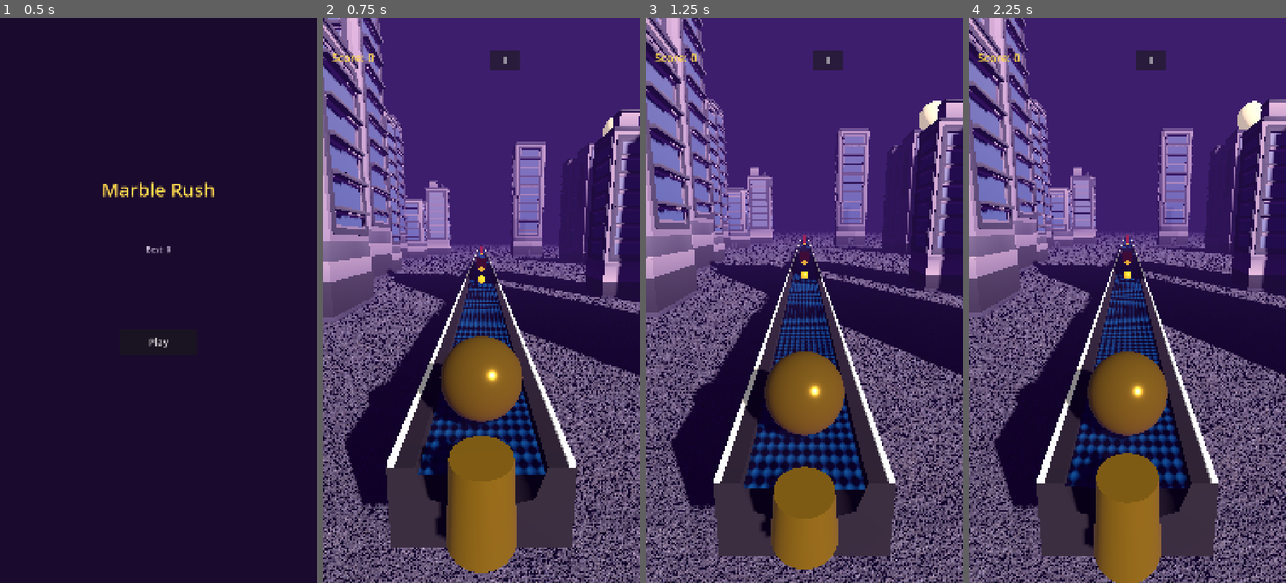
Above: before the commit, frames 1-4 (left to right).
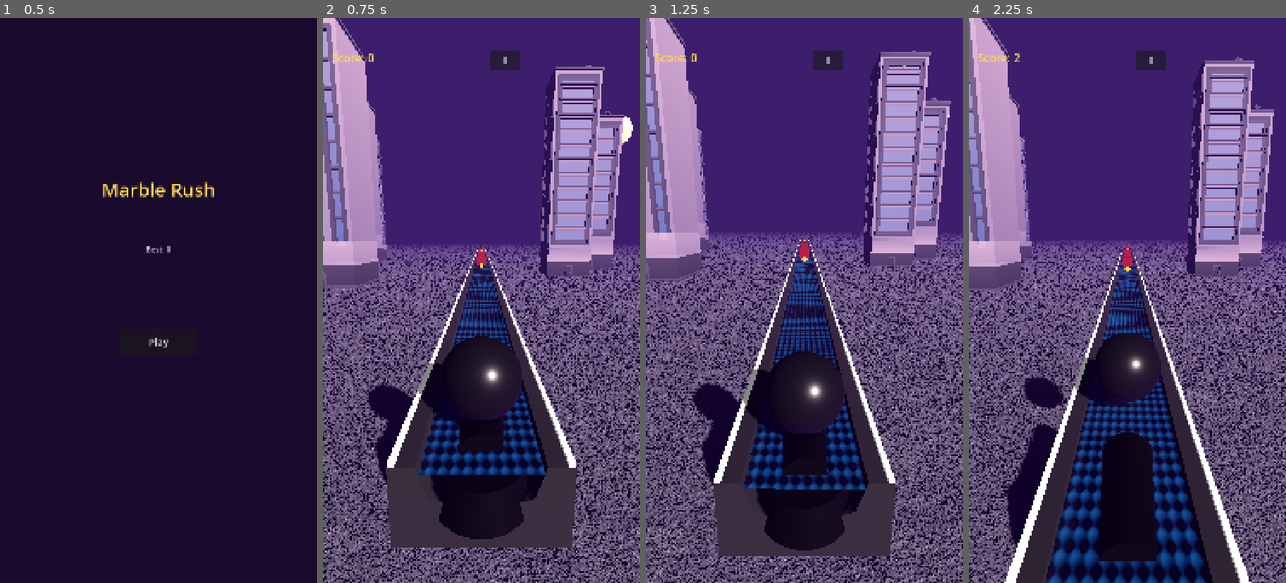
Above: after the commit, the same moments.

Repository: Ebrahassad/marble-rush
Game: Godot game, scene res://scenes/MainMenu.tscn
Two runs of this game, one before a commit and one after it. Both use one fixed random seed, a clock stepped at 60 frames per second and the inputs below.
Inputs:
- Up to frame 1 (0.5 s): no input
- Up to frame 2 (0.75 s): click "Play" at 0.5 s
- Up to frame 3 (1.25 s): no input
- Up to frame 4 (2.25 s): click "II" at 1.25 s; click "Resume" at 2 s

Frame 1 is identical in both runs. In frame 2, 38% of the frame differs, in the area x 0-100%, y 0-99%; in frame 3, 37%; in frame 4, 62%, in the area x 0-100%, y 0-100%.

Commit message:
Iron ball, cannon launcher replacing spring, and performance fixes (fewer shadows, tighter spawn range)

Diff:
--- a/scenes/Launcher.tscn
+++ b/scenes/Launcher.tscn
@@ -1,24 +1,50 @@
-[gd_scene load_steps=4 format=3]
+[gd_scene load_steps=6 format=3]
 
 [ext_resource type="Script" path="res://scripts/launcher.gd" id="1"]
 
-[sub_resource type="CylinderMesh" id="CylinderMesh_spring"]
-top_radius = 0.35
-bottom_radius = 0.4
-height = 1.0
+[sub_resource type="CylinderMesh" id="CylinderMesh_base"]
+top_radius = 0.55
+bottom_radius = 0.65
+height = 0.5
 
-[sub_resource type="StandardMaterial3D" id="StandardMaterial3D_spring"]
-albedo_color = Color(0.85, 0.7, 0.2, 1)
-metallic = 0.9
-roughness = 0.2
+[sub_resource type="StandardMaterial3D" id="StandardMaterial3D_metal"]
+albedo_color = Color(0.16, 0.16, 0.18, 1)
+metallic = 0.85
+roughness = 0.35
+
+[sub_resource type="CylinderMesh" id="CylinderMesh_barrel"]
+top_radius = 0.3
+bottom_radius = 0.38
+height = 1.6
+
+[sub_resource type="StandardMaterial3D" id="StandardMaterial3D_flash"]
+albedo_color = Color(1, 0.8, 0.3, 1)
 emission_enabled = true
-emission = Color(0.6, 0.45, 0.05, 1)
-emission_energy_multiplier = 0.5
+emission = Color(1, 0.7, 0.2, 1)
+emission_energy_multiplier = 3.0
+
+[sub_resource type="SphereMesh" id="SphereMesh_flash"]
+radius = 0.4
+height = 0.8
 
 [node name="Launcher" type="Node3D"]
 script = ExtResource("1")
 
-[node name="Spring" type="MeshInstance3D" parent="."]
-transform = Transform3D(1, 0, 0, 0, 1, 0, 0, 0, 1, 0, 0.5, 0.6)
-mesh = SubResource("CylinderMesh_spring")
-surface_material_override/0 = SubResource("StandardMaterial3D_spring")
+[node name="Base" type="MeshInstance3D" parent="."]
+transform = Transform3D(1, 0, 0, 0, 1, 0, 0, 0, 1, 0, 0.25, 0)
+mesh = SubResource("CylinderMesh_base")
+surface_material_override/0 = SubResource("StandardMaterial3D_metal")
+
+[node name="Barrel" type="Node3D" parent="."]
+transform = Transform3D(1, 0, 0, 0, 1, 0, 0, 0, 1, 0, 0.55, 0)
+
+[node name="BarrelMesh" type="MeshInstance3D" parent="Barrel"]
+transform = Transform3D(1, 0, 0, 0, 0, -1, 0, 1, 0, 0, 0, -0.8)
+mesh = SubResource("CylinderMesh_barrel")
+surface_material_override/0 = SubResource("StandardMaterial3D_metal")
+
+[node name="Flash" type="MeshInstance3D" parent="Barrel"]
+transform = Transform3D(0.5, 0, 0, 0, 0.5, 0, 0, 0, 0.5, 0, 0, -1.7)
+mesh = SubResource("SphereMesh_flash")
+surface_material_override/0 = SubResource("StandardMaterial3D_flash")
+visible = false
--- a/scripts/ball_controller.gd
+++ b/scripts/ball_controller.gd
@@ -23,15 +23,12 @@
 
 func _ready() -> void:
 	add_to_group("player")
-	var theme_data: Dictionary = ThemeManager.get_current_theme()
-	var ball_material := StandardMaterial3D.new()
-	ball_material.albedo_color = theme_data.ball_color
-	ball_material.metallic = 0.85
-	ball_material.roughness = 0.15
-	ball_material.emission_enabled = true
-	ball_material.emission = theme_data.ball_emission
-	ball_material.emission_energy_multiplier = 0.3
-	_apply_material_recursive(self, ball_material)
+	var iron_material := StandardMaterial3D.new()
+	iron_material.albedo_color = Color(0.32, 0.33, 0.36)
+	iron_material.metallic = 0.9
+	iron_material.roughness = 0.28
+	iron_material.emission_enabled = false
+	_apply_material_recursive(self, iron_material)
 
 func _apply_material_recursive(node: Node, mat: Material) -> void:
 	if node is MeshInstance3D:
--- a/scripts/launcher.gd
+++ b/scripts/launcher.gd
@@ -1,22 +1,22 @@
 extends Node3D
 
 @export var ball_path: NodePath
-@export var launch_force: Vector3 = Vector3(0, 3.0, -9.0)
-@export var compress_time: float = 0.3
-@export var release_time: float = 0.12
+@export var launch_force: Vector3 = Vector3(0, 2.0, -11.0)
+@export var recoil_amount: float = 0.25
+@export var recoil_time: float = 0.12
 
 var ball: RigidBody3D
 var has_launched: bool = false
 
 func _ready() -> void:
 	ball = get_node(ball_path)
-	var spring: Node3D = $Spring
-	var original_scale: Vector3 = spring.scale
+	var barrel: Node3D = $Barrel
+	var original_z: float = barrel.position.z
 	var tween := create_tween()
-	tween.tween_interval(0.5)
-	tween.tween_property(spring, "scale:y", original_scale.y * 0.35, compress_time)
-	tween.tween_property(spring, "scale:y", original_scale.y, release_time)
+	tween.tween_interval(0.6)
+	tween.tween_property(barrel, "position:z", original_z + recoil_amount, recoil_time)
 	tween.tween_callback(_fire)
+	tween.tween_property(barrel, "position:z", original_z, 0.2)
 
 func _fire() -> void:
 	if has_launched or ball == null:
@@ -24,3 +24,7 @@
 	has_launched = true
 	ball.enable_movement()
 	ball.apply_central_impulse(launch_force * ball.mass)
+	$Barrel/Flash.visible = true
+	var flash_tween := create_tween()
+	flash_tween.tween_interval(0.08)
+	flash_tween.tween_callback(func(): $Barrel/Flash.visible = false)
--- a/scripts/track_manager.gd
+++ b/scripts/track_manager.gd
@@ -4,7 +4,7 @@
 @export var obstacle_scene: PackedScene = preload("res://scenes/Obstacle.tscn")
 @export var coin_scene: PackedScene = preload("res://scenes/Coin.tscn")
 @export var piece_length: float = 2.19
-@export var pieces_ahead: int = 50
+@export var pieces_ahead: int = 35
 @export var min_pieces_between_obstacles: int = 5
 @export var ball_path: NodePath
 
@@ -36,14 +36,14 @@
 
 	if active_pieces.size() > 0:
 		var last_piece_z: float = active_pieces[active_pieces.size() - 1].global_position.z
-		if ball.global_position.z - last_piece_z < piece_length * 40.0:
+		if ball.global_position.z - last_piece_z < piece_length * 25.0:
 			_spawn_piece()
 
-	while active_pieces.size() > 0 and active_pieces[0].global_position.z - ball.global_position.z > piece_length * 40.0:
+	while active_pieces.size() > 0 and active_pieces[0].global_position.z - ball.global_position.z > piece_length * 25.0:
 		var old_piece: Node3D = active_pieces.pop_front()
 		old_piece.queue_free()
 
-	while active_buildings.size() > 0 and active_buildings[0].global_position.z - ball.global_position.z > piece_length * 40.0:
+	while active_buildings.size() > 0 and active_buildings[0].global_position.z - ball.global_position.z > piece_length * 25.0:
 		var old_building: Node3D = active_buildings.pop_front()
 		old_building.queue_free()
 
@@ -52,6 +52,7 @@
 	add_child(piece)
 	piece.global_position = Vector3(0, 0, next_z)
 	active_pieces.append(piece)
+	_disable_shadows(piece)
 
 	piece_count += 1
 	pieces_since_obstacle += 1
@@ -68,7 +69,7 @@
 			add_child(coin)
 			coin.global_position = Vector3(0, 1.5, next_z)
 
-	if piece_count % 3 == 0:
+	if piece_count % 5 == 0:
 		var side: float = -1.0 if rng.randf() < 0.5 else 1.0
 		var chosen: PackedScene = building_scenes[rng.randi_range(0, building_scenes.size() - 1)]
 		var building: Node3D = chosen.instantiate()
@@ -77,6 +78,13 @@
 		var scale_factor: float = rng.randf_range(3.5, 8.0)
 		building.global_position = Vector3(x_offset, -1.2, next_z)
 		building.scale = Vector3(scale_factor, scale_factor, scale_factor)
+		_disable_shadows(building)
 		active_buildings.append(building)
 
 	next_z -= piece_length
+
+func _disable_shadows(node: Node) -> void:
+	if node is MeshInstance3D:
+		node.cast_shadow = GeometryInstance3D.SHADOW_CASTING_SETTING_OFF
+	for child in node.get_children():
+		_disable_shadows(child)
